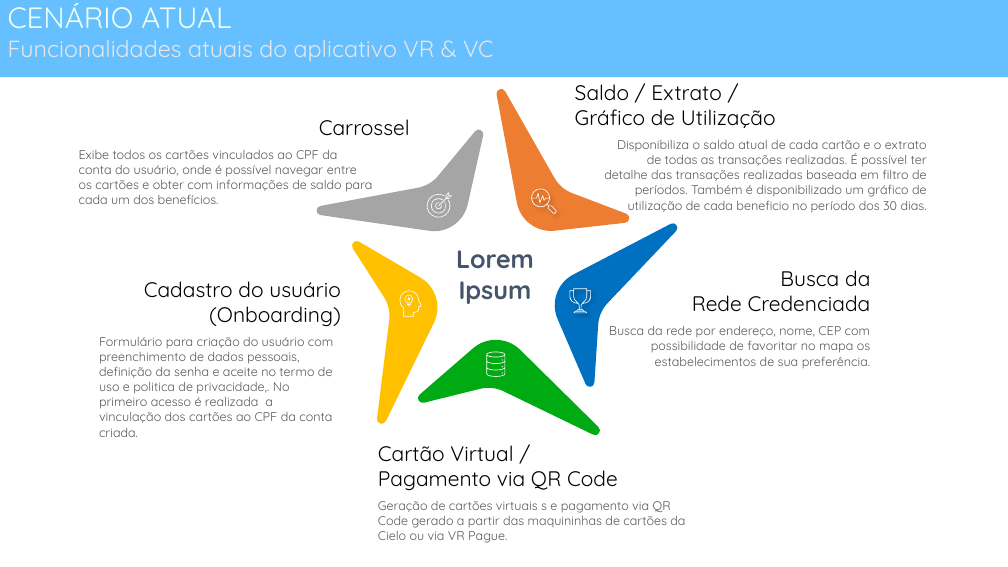
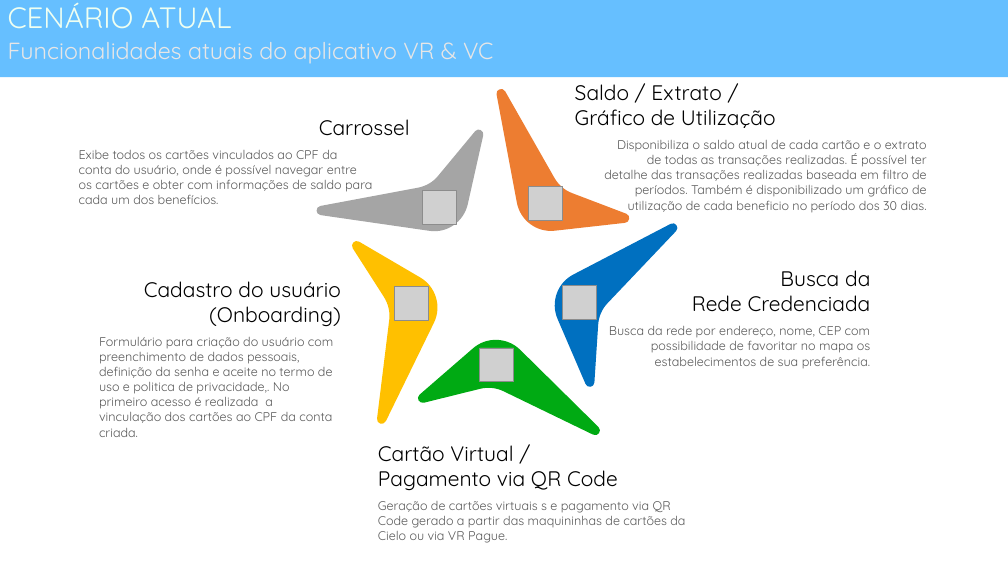
Before and after one commit to andrelcalves/reference_architectures, a slide deck: slide 9 of plataforma mobile/VR - SUPERAPP V1.0.pptx. Drawn at 1008x567 pixels with LibreOffice and Linux fonts; fonts in the diff are those of the drawing; grey boxes stand for pictures; background and template pictures are left out. Boxes give left, top, right and bottom in pixels: in the first picture for what was removed or moved away, otherwise in the second. Text is boxed around its words. In the diff, an @@ line names an element or a change of style, - is before the commit and + after.

```diff
--- a/plataforma mobile/VR - SUPERAPP V1.0.pptx
+++ b/plataforma mobile/VR - SUPERAPP V1.0.pptx
@@ subtitle "Funcionalidades atuais do aplicativo VR ..." at [8,42,493,64]: line spacing 0.7 to 0.8 @@
@@ picture added at [423,191,457,225] @@
@@ group removed at [427,192,452,218]: 4 freeform shapes @@
@@ picture added at [529,187,563,221] @@
@@ freeform shape removed at [532,188,557,214] @@
@@ text removed at [456,250,534,304] @@
-Lorem Ipsum
@@ picture added at [395,287,429,321] @@
@@ group removed at [400,290,422,317]: 5 freeform shapes @@
@@ picture added at [563,285,597,319] @@
@@ freeform shape removed at [570,289,591,314] @@
@@ picture added at [480,348,514,382] @@
@@ group removed at [486,352,505,377]: 4 freeform shapes @@
```
Also in this commit, not shown: 40 other slides changed, 11 slides added, 2 slides removed, 1 other file.
